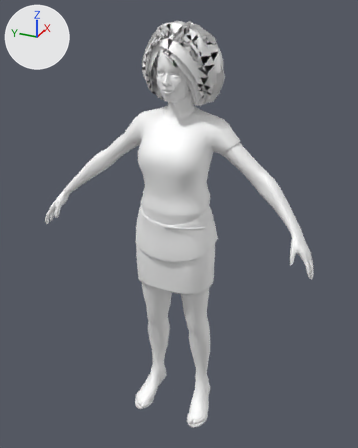
What one commit did to the glTF model public/models/rb/Female_Party_02/model.glb.
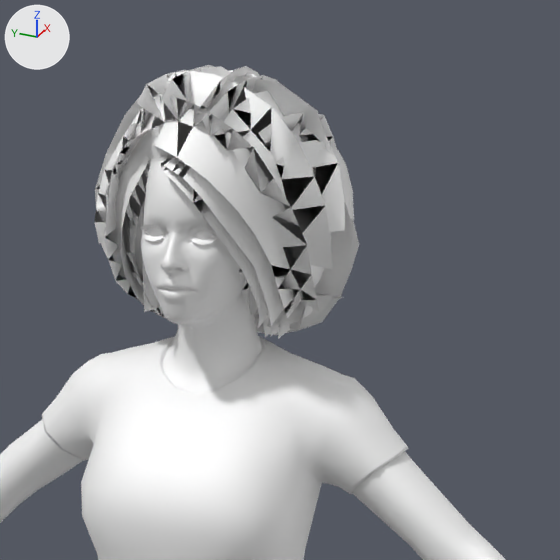
There are two pictures of each version: one whole from a camera (50 mm lens) standing at (-1.748, -0.811, 2.79) and looking at (0.08, 0.012, 1.876), one close up on the part from 31% to 81% of the width and 0% to 39% of the height. Lighting does not change. The marker at upper left points along +X, +Y and +Z. The last two pictures show the newer version. Where no turn or scale is listed for an object, it has been applied to the vertices. Vertices at exactly the same position are counted once.

Objects in the first close-up: 'f022_hipoly_81_bones_opacity'.
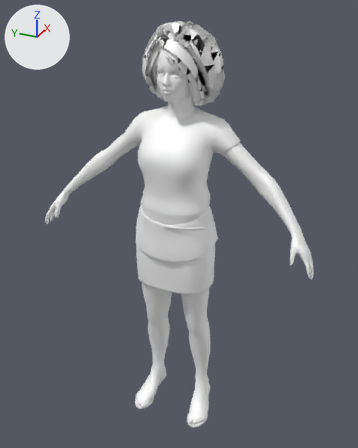
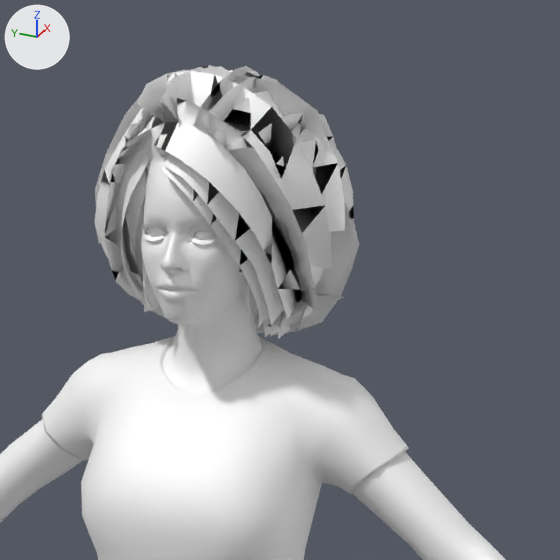
The newer file is also turned or shifted as a whole; pictures and numbers use the older file's frame.

Pixel boxes (x1, y1, x2, y2) of what changed, in the close-ups (560 x 560 px):
part 1 of me_f022_hipoly_81_bones_opacity, reshaped
    before: (95, 66, 354, 378)
    after: (135, 177, 262, 379)

Edits to the bpy script that builds the scene:
```text
Change me_f022_hipoly_81_bones_opacity:
    used by ob_f022_hipoly_81_bones_opacity; location = (0.0, 0.0, 0.923)
    remove me_f022_hipoly_81_bones_opacity.from_pydata(...)  # 5005 vertices, 9056 faces; spans x -0.12..0.23, y -0.61..0.61, z 0.0..1.79
    add me_f022_hipoly_81_bones_opacity.from_pydata(...)  # 4714 vertices, 9013 faces; spans x -0.12..0.23, y -0.61..0.61, z 0.0..1.79
    me_f022_hipoly_81_bones_opacity part 1: 175 vertices moved within x -0.07..0.05, y -0.07..0.08, z 1.46..1.69; 272 vertices removed from x -0.06..0.19, y -0.14..0.13, z 1.44..1.76; 13 vertices added at x -0.05..0.05, y -0.06..0.06, z 1.45..1.66
    other edits to the shape of me_f022_hipoly_81_bones_opacity do not show in these pictures
```
